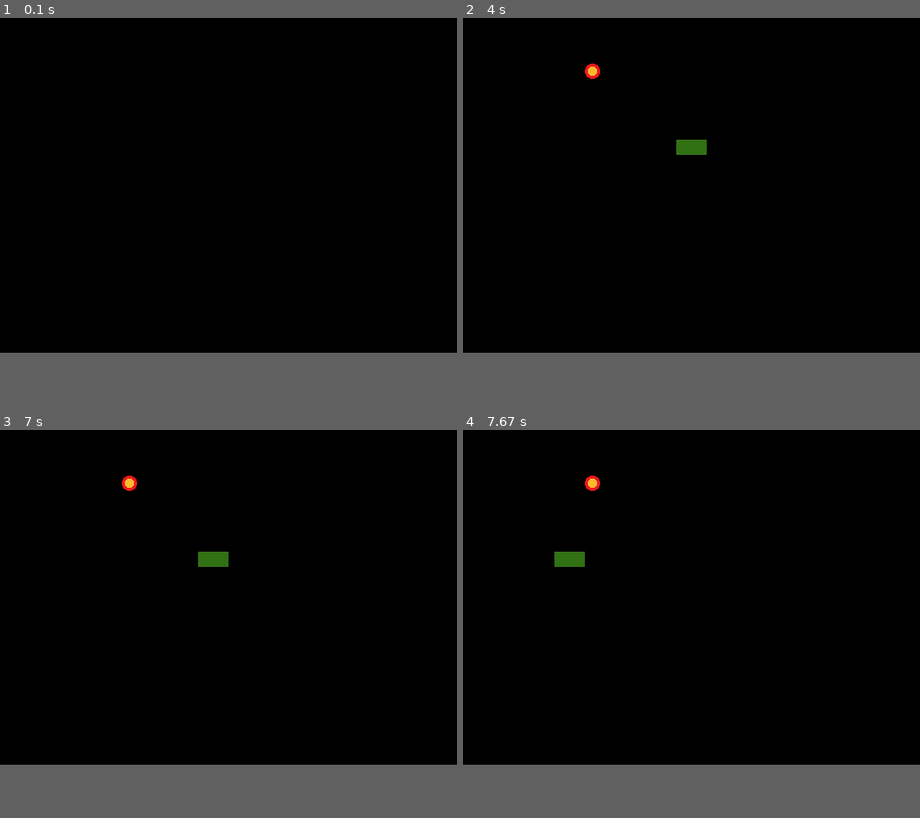
Above: before the commit, frames 1-4 (two rows, left to right).
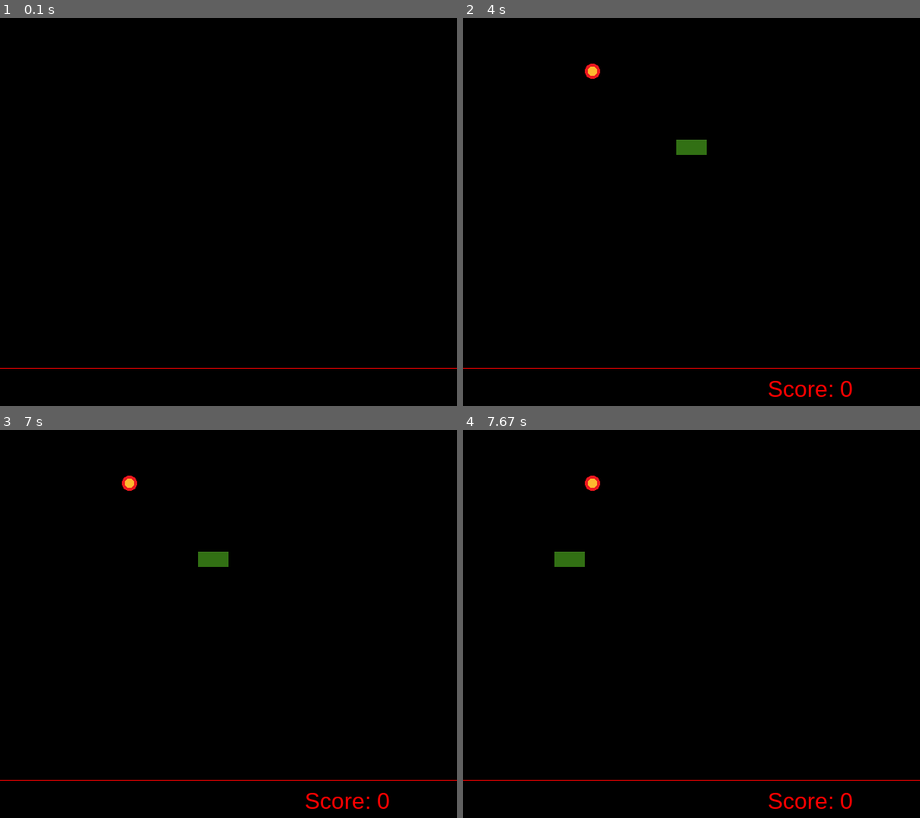
Above: after the commit, the same moments.

Repository: asrhiphop/snake-game
Game: pygame game, started from snake.py
Two runs of this game, one before a commit and one after it. Both use one fixed random seed, a clock stepped at 60 frames per second and the inputs below.
Inputs:
- Up to frame 1 (0.1 s): no input
- Up to frame 2 (4 s): type "ann" at 0.33 s; tap Enter at 0.67 s
- Up to frame 3 (7 s): hold Left from 6.78 s (still down)
- Up to frame 4 (7.67 s): release Left at 7.25 s
The window is 600x600 before the commit and 600x670 after it. Grey fills any space a smaller window leaves; there, only what the larger window draws over its background counts as a difference.

The runs differ from the first frame. In frame 1, 0.2% of the frame differs, in the area x 0-100%, y 90-91%; in frame 2, 0.5%, in the area x 0-100%, y 90-98%; in frame 3, 0.5%; in frame 4, 0.5%.

Commit message:
Add the score bar

Diff:
--- a/snake.py
+++ b/snake.py
@@ -7,6 +7,13 @@
 sys.path.insert(0, 'lib')
 from pygame_functions import *
 
+def showScore():
+    global showScoreGame
+    hideLabel(showScoreGame)
+    showScoreGame = makeLabel("Score: {}".format(score), 30, 400, 630,"red")
+    showLabel(showScoreGame)
+    updateDisplay()
+
 def verify():
     try:
         open("highScore","rb")
@@ -26,6 +33,7 @@
     move.append(a)
 
 def leave():
+    hideLabel(showScoreGame)
     pickle_in = open("highScore","rb")
     highScore = pickle.load(pickle_in)
     if highScore > score:
@@ -54,6 +62,7 @@
 
 def options():
     global volume
+    hideLabel(showScoreGame)
     hideAll()
     updateDisplay()
     musicLabel = makeLabel(" Press Up or Down to change the volume", 40,0,300,"red")
@@ -164,6 +173,7 @@
             showSprite(body[x])
 
         while True:
+            showScore()
             time_end = time.strftime("%H : %M : %S")
             len_b = len(body)
             #Pause
@@ -327,7 +337,7 @@
     endWait()
 
 #Screen settings
-screen = screenSize(600,600)
+screen = screenSize(600,670)
 setAutoUpdate(False)
 setBackgroundColour("Black")
 #Directory
@@ -340,6 +350,9 @@
 big_point = makeSprite("red ball.png")
 point = makeSprite("point.png")
 sounds = [popSound, introSound, catchSound, disappearSound]
+score = 0
+showScoreGame = makeLabel("Score: 0", 30, 400, 630,"red")
+drawRect(0,620,600,1,"red")
 total_time_lost = 0 #Time lost in the options
 volume = 1 #Default volume
 verify() #See if there is a HighScore
